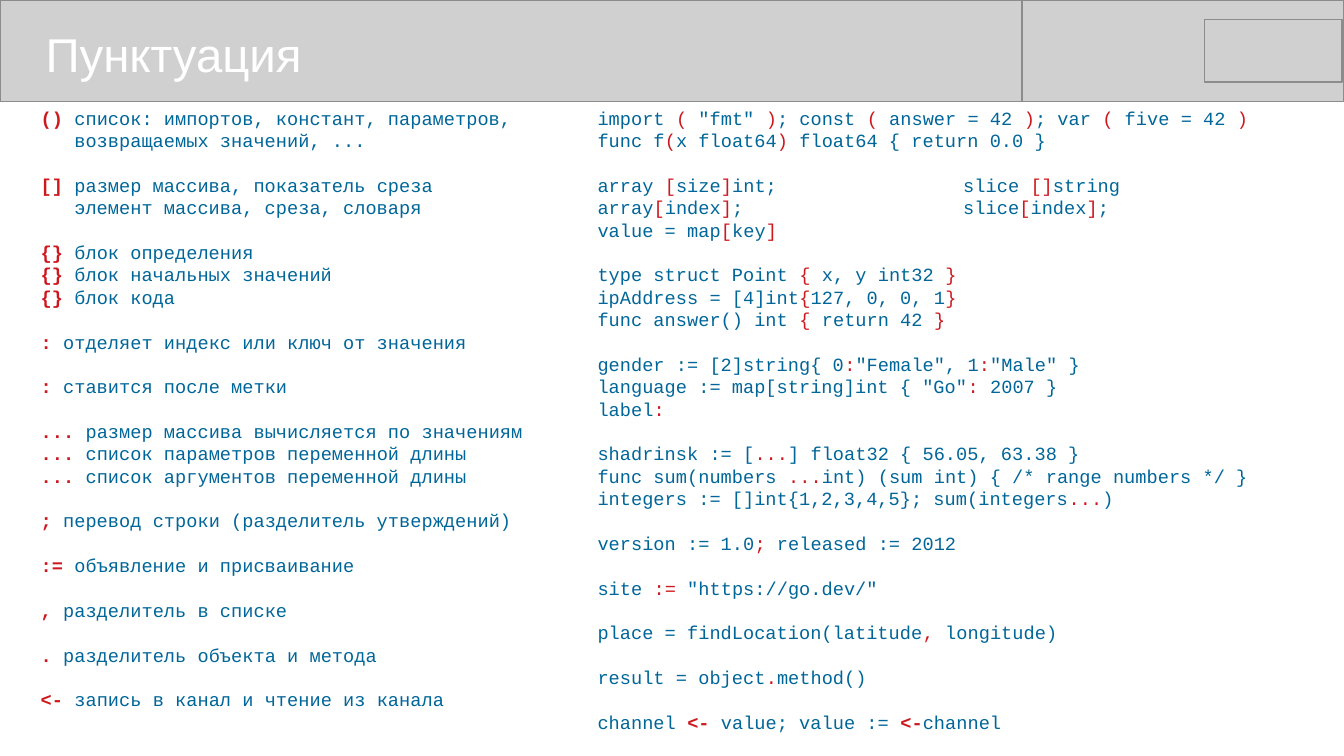
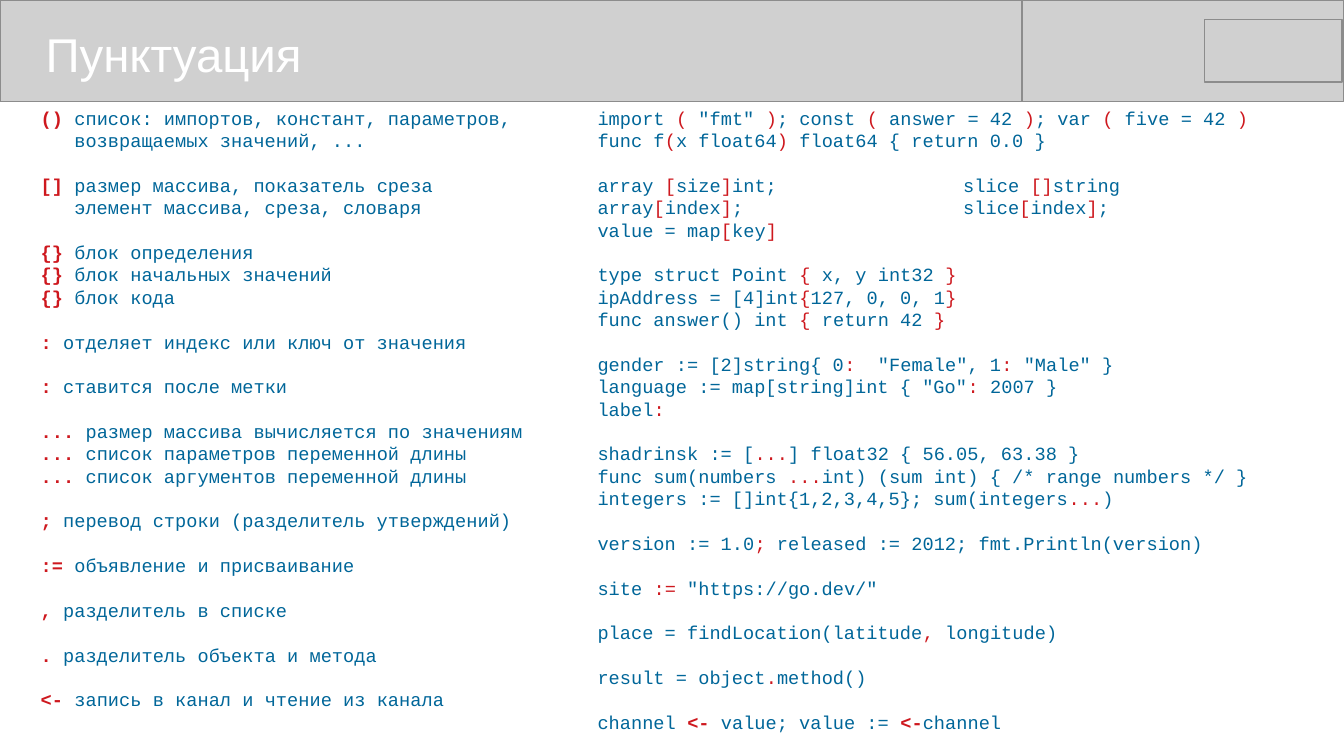
Before and after one commit to mike-shock/Go_language, a slide deck: slide 16 of Go_Review.odp. Drawn at 1344x756 pixels with LibreOffice and Linux fonts; fonts in the diff are those of the drawing; grey boxes stand for pictures. Boxes give left, top, right and bottom in pixels: in the first picture for what was removed or moved away, otherwise in the second. Text is boxed around its words. In the diff, an @@ line names an element or a change of style, - is before the commit and + after.

```diff
--- a/Go_Review.odp
+++ b/Go_Review.odp
@@ text at [598,358,1091,375]: spaces changed @@
-gender := [2]string{ 0:"Female", 1:"Male" }
+gender := [2]string{ 0: "Female", 1: "Male" }
@@ text at [598,537,1203,554]: text changed @@
-version := 1.0; released := 2012
+version := 1.0; released := 2012; fmt.Println(version)
```
Also in this commit, not shown: 3 other slides changed, 1 slide added, 2 other files.
